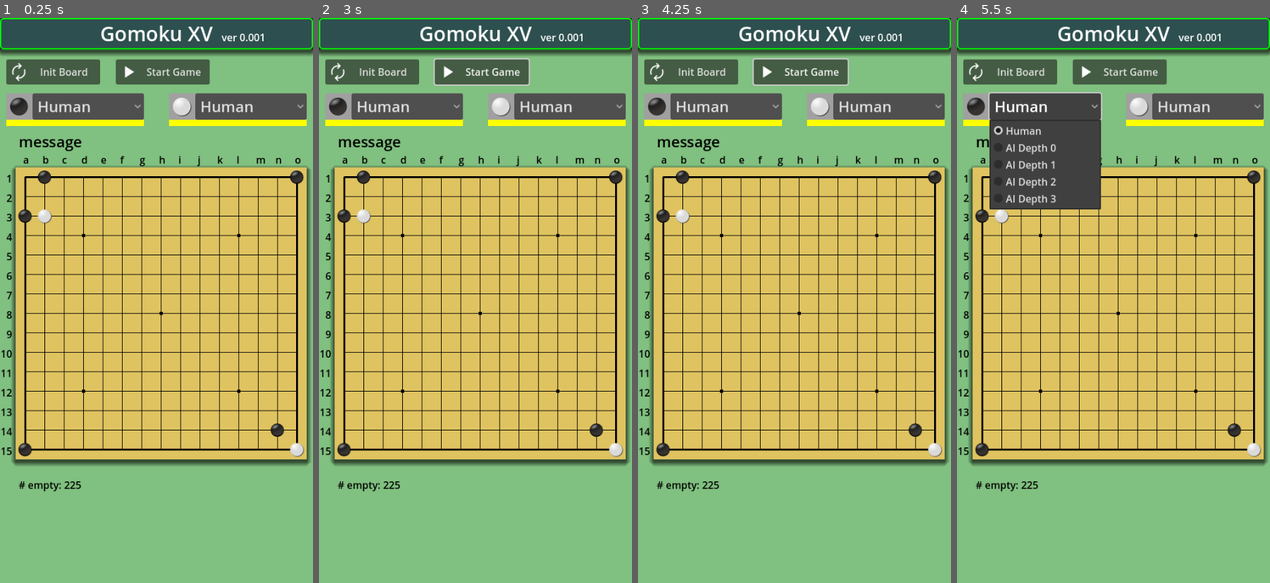
Above: before the commit, frames 1-4 (left to right).
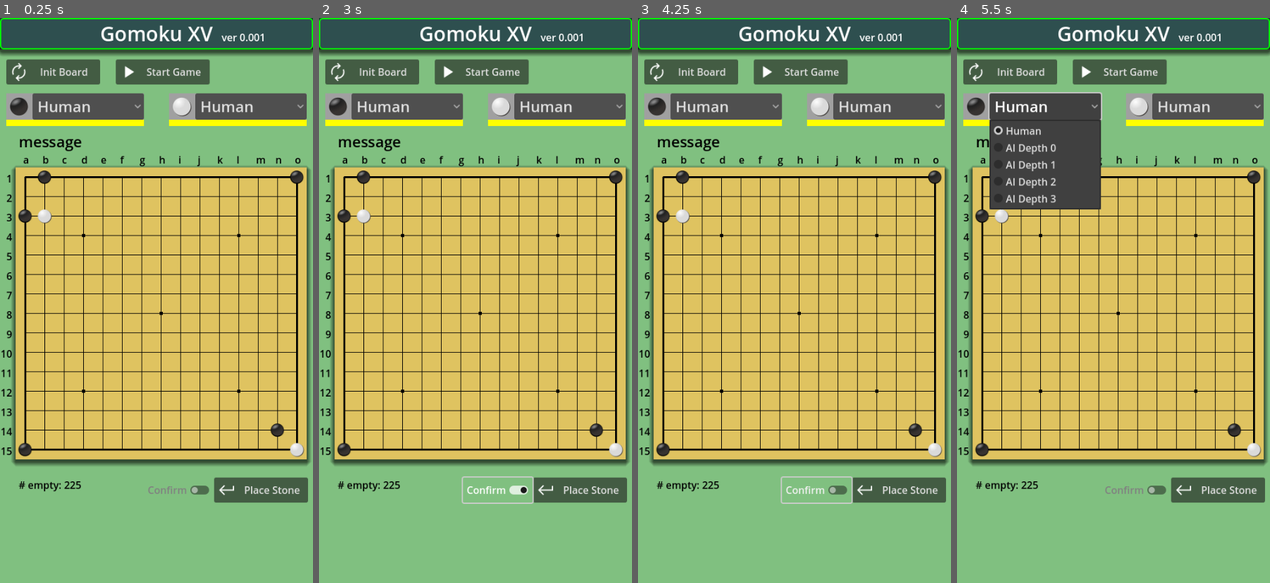
Above: after the commit, the same moments.

Repository: vivisuke/Gomoku15
Game: Godot game, scene res://main_scene.tscn
Same seed, same stepped clock (60 frames per second), same inputs: the game is played once before the commit and once after it.
Inputs (mouse positions are in pixels of both pictures, inside the frame that each line leads up to):
- Up to frame 1 (0.25 s): no input
- Up to frame 2 (3 s): click (578, 492) at 0.5 s, where only the run after the commit has a clickable "Place Stone"; click "Start Game" at 1.25 s; click "Start Game" at 2 s; click (497, 492) at 2.75 s, where only the run after the commit has a clickable "Confirm"
- Up to frame 3 (4.25 s): click (816, 492) at 3.5 s, where only the run after the commit has a clickable "Confirm"
- Up to frame 4 (5.5 s): click "Init Board" at 4.25 s; click "Human" at 5 s

The runs differ from the first frame. In frame 1, 1.5% of the frame differs, in the area x 47-99%, y 81-86%; in frame 2, 1.9%, in the area x 36-99%, y 7-86%; in frame 3, 1.9%; in frame 4, 1.5%.

Commit message:
0011 ◎ C 09/26 09/26 0.001│ToDo│確認チェックボックス、確認ボタン設置

Diff:
--- a/Gomoku15/main_scene.tscn
+++ b/Gomoku15/main_scene.tscn
@@ -11,6 +11,7 @@
 [ext_resource type="Texture2D" uid="uid://bt67q3bcmc8ab" path="res://images/stop_white_32.png" id="9_l4qj8"]
 [ext_resource type="Texture2D" uid="uid://c2suld26k1ali" path="res://images/black_42.png" id="10_8sw0x"]
 [ext_resource type="Texture2D" uid="uid://27onerr514r4" path="res://images/white_42.png" id="11_28udq"]
+[ext_resource type="Texture2D" uid="uid://df7v8jmbgwoqv" path="res://images/return_white_32.png" id="12_6xplx"]
 
 [sub_resource type="TileSetAtlasSource" id="TileSetAtlasSource_m1i2o"]
 texture = ExtResource("4_x3uc8")
@@ -203,3 +204,20 @@
 offset_bottom = 758.0
 theme_override_colors/font_color = Color(0, 0, 0, 1)
 text = "# empty: 225"
+
+[node name="PlaceButton" type="Button" parent="."]
+offset_left = 342.0
+offset_top = 732.0
+offset_right = 492.0
+offset_bottom = 772.0
+text = "Place Stone"
+icon = ExtResource("12_6xplx")
+
+[node name="ConfirmButton" type="CheckButton" parent="."]
+offset_left = 230.0
+offset_top = 732.0
+offset_right = 341.0
+offset_bottom = 772.0
+theme_override_colors/font_color = Color(0.501961, 0.501961, 0.501961, 1)
+theme_override_colors/font_pressed_color = Color(0, 0, 0, 1)
+text = "Confirm"
Not shown: 1 places in Gomoku15/main_scene.tscn that only renumber resources
Not shown, changed: Gomoku15.spr
